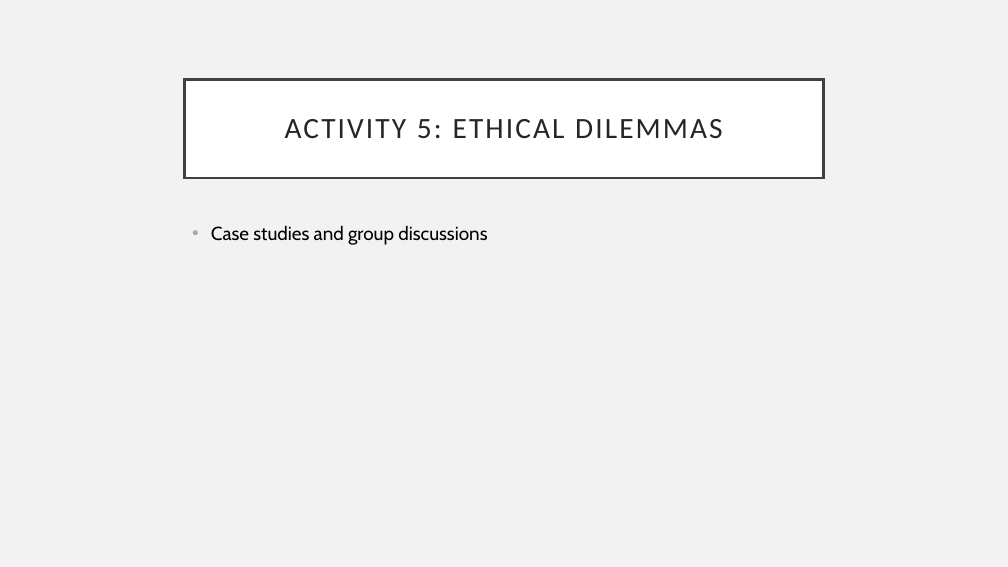
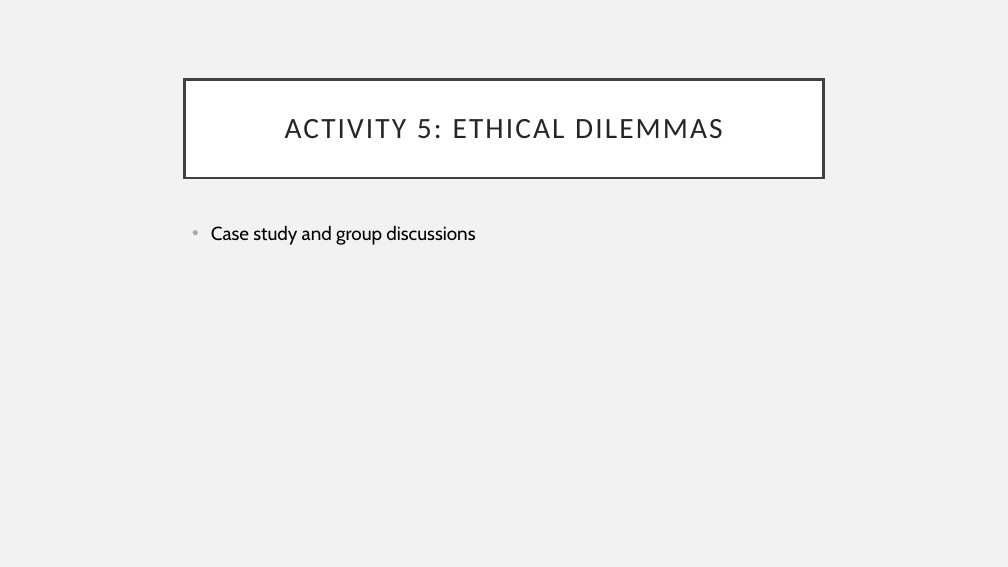
Before and after one commit to eholdmore/StatsForCompBio, a slide deck: slide 59 of Stats-for-Comp-Bio.pptx (slide 56 before the commit). Drawn at 1008x567 pixels with LibreOffice and Linux fonts; fonts in the diff are those of the drawing. Boxes give left, top, right and bottom in pixels: in the first picture for what was removed or moved away, otherwise in the second. Text is boxed around its words. In the diff, an @@ line names an element or a change of style, - is before the commit and + after.

```diff
--- a/Stats-for-Comp-Bio.pptx
+++ b/Stats-for-Comp-Bio.pptx
@@ text at box(211, 225, 475, 245): text changed @@
-• Case studies and group discussions
+• Case study and group discussions
```
Also in this commit, not shown: 9 other slides changed, 4 slides added, 1 slide removed, 2 other files.
